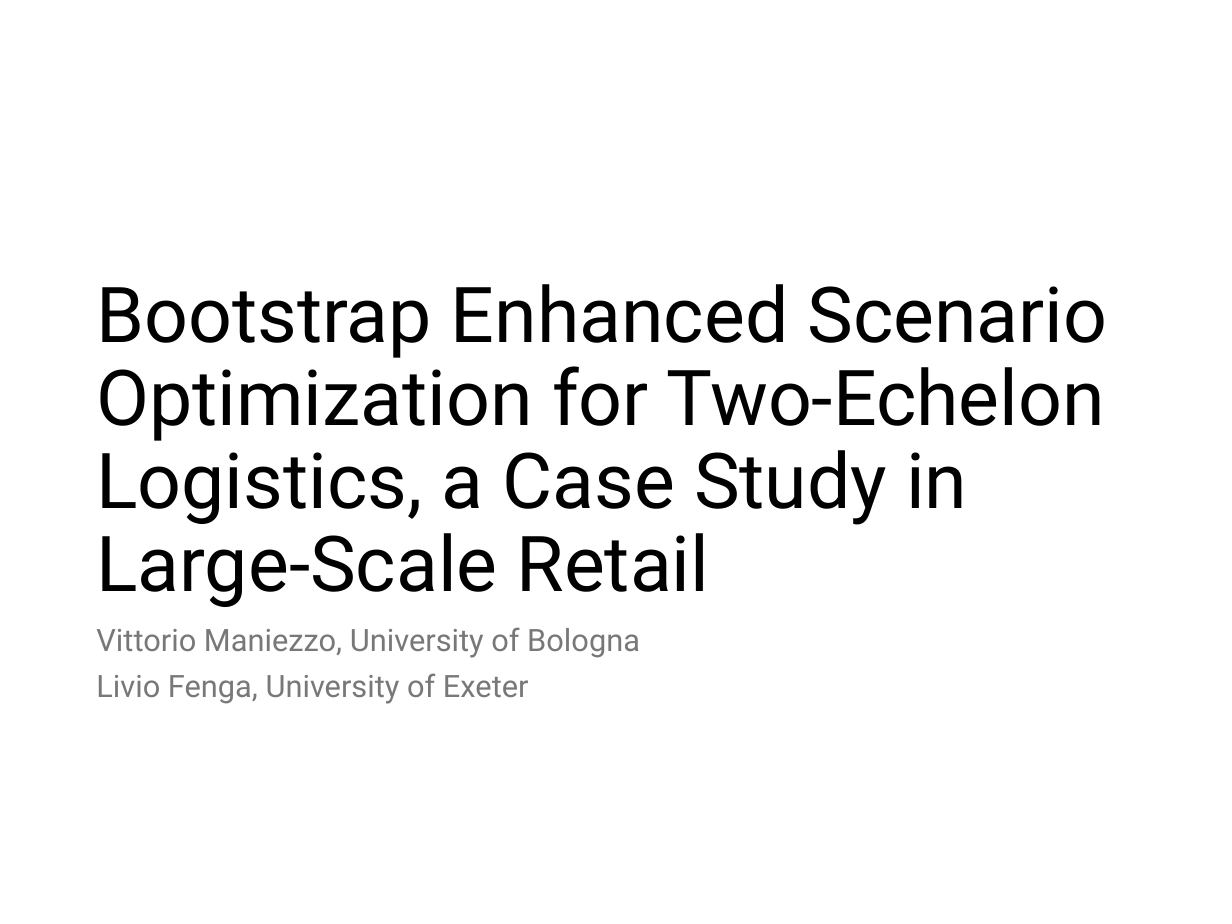
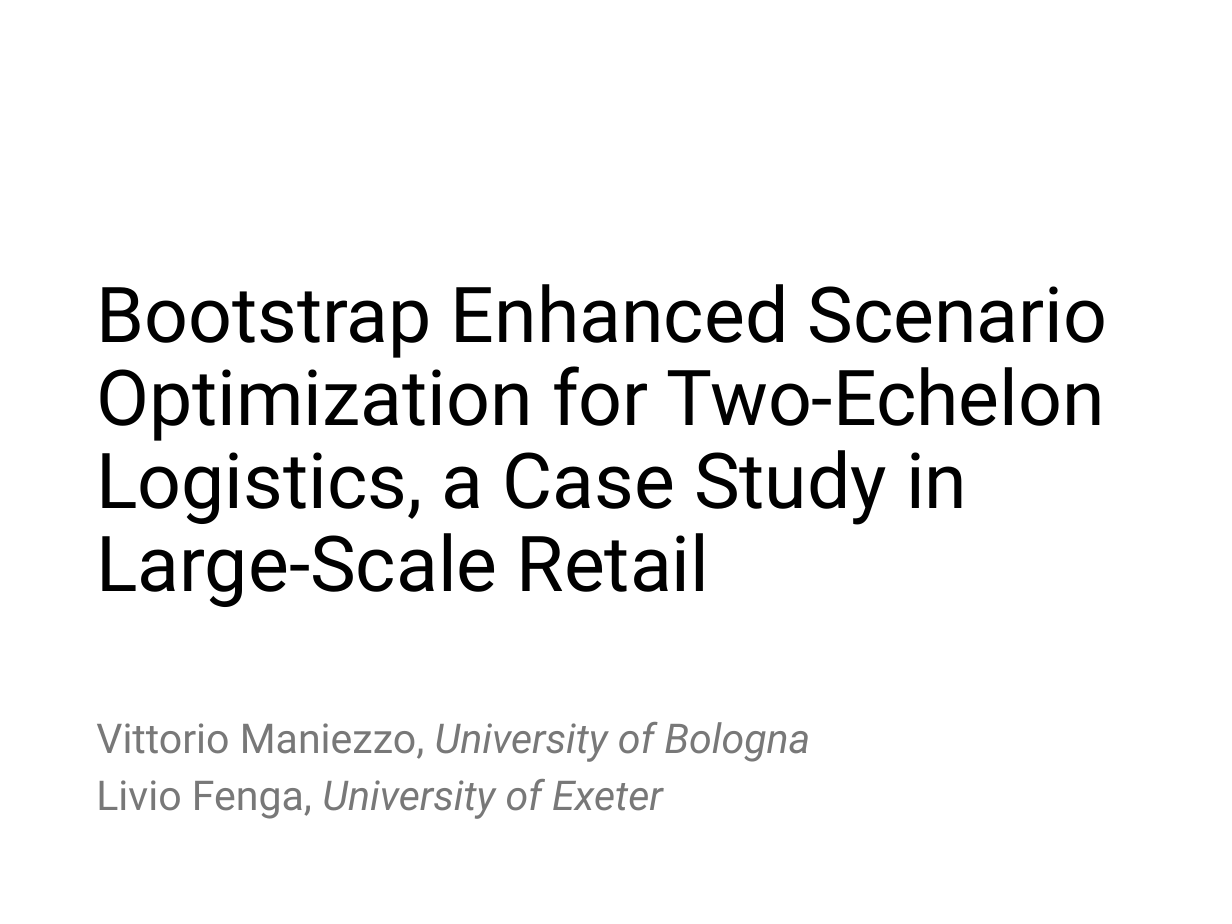
Before and after one commit to maniezzo/GDOforecast, a slide deck: slide 1 of doc/IFORS2026/Ifors_PPT_BESO.pptx. Drawn at 1232x924 pixels with LibreOffice and Linux fonts; fonts in the diff are those of the drawing; background and template pictures are left out. Boxes give left, top, right and bottom in pixels: in the first picture for what was removed or moved away, otherwise in the second. Text is boxed around its words. In the diff, an @@ line names an element or a change of style, - is before the commit and + after.

```diff
--- a/doc/IFORS2026/Ifors_PPT_BESO.pptx
+++ b/doc/IFORS2026/Ifors_PPT_BESO.pptx
@@ text "Vittorio Maniezzo, University of Bologna" moved from (x1=96, y1=627, x2=640, y2=704) to (x1=96, y1=722, x2=810, y2=819) @@
@@ text "Vittorio Maniezzo, University of Bologna" at (x1=96, y1=722, x2=810, y2=819): size 18 to 24 pt; italic on in "University of Bologna", "University of Exeter" @@
```
Also in this commit, not shown: 9 other slides changed, 1 slide added, 4 slides removed, 1 other file.
